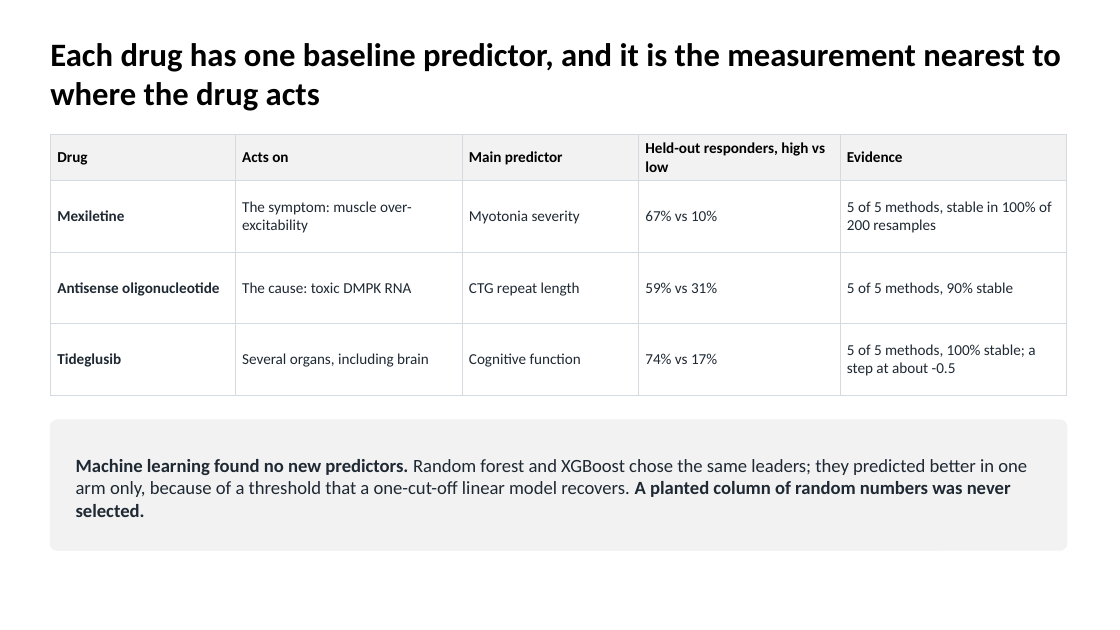
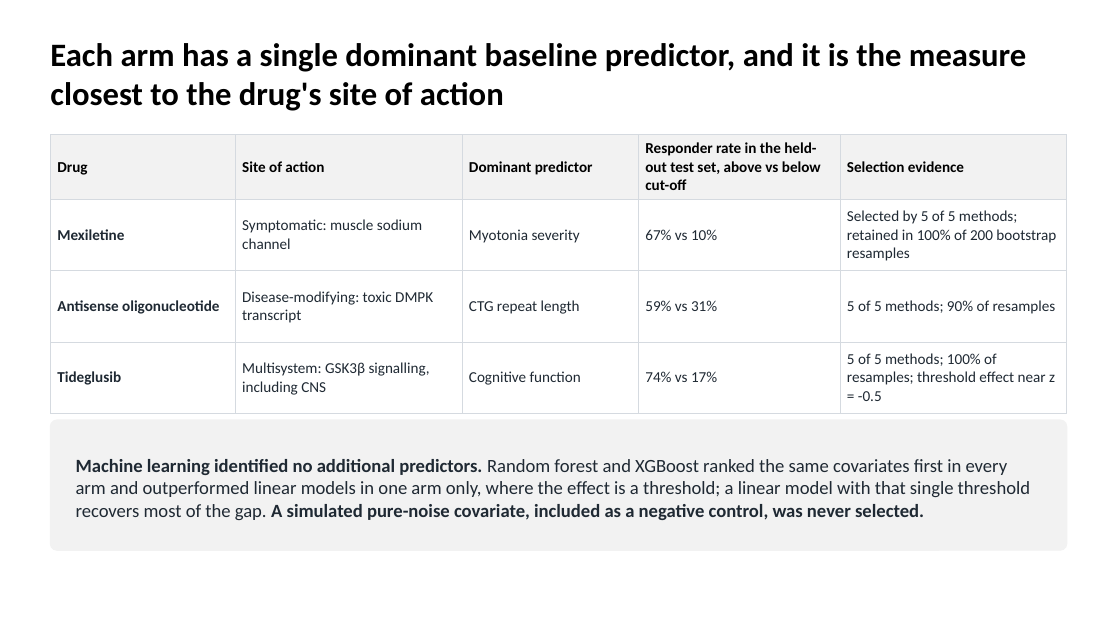
Before and after one commit to euibeom135-cell/acop2026-hackathon-team1, a slide deck: slide 2 of slides/Team1_DM1_slides.pptx. Drawn at 1120x630 pixels with LibreOffice and Linux fonts; fonts in the diff are those of the drawing. Boxes give left, top, right and bottom in pixels: in the first picture for what was removed or moved away, otherwise in the second. Text is boxed around its words. In the diff, an @@ line names an element or a change of style, - is before the commit and + after.

```diff
--- a/slides/Team1_DM1_slides.pptx
+++ b/slides/Team1_DM1_slides.pptx
@@ title at [50, 43, 1026, 111]: text changed @@
-Each drug has one baseline predictor, and it is the measurement nearest to where the drug acts
+Each arm has a single dominant baseline predictor, and it is the measure closest to the drug's site of action
@@ table at [50, 134, 1067, 405] @@
-row 1: Drug | Acts on | Main predictor | Held-out responders, high vs low | Evidence
+row 1: Drug | Site of action | Dominant predictor | Responder rate in the held-out test set, above vs below cut-off | Selection evidence
-row 2, column 2: The symptom: muscle over-excitability
+row 2, column 2: Symptomatic: muscle sodium channel
-row 2, column 5: 5 of 5 methods, stable in 100% of 200 resamples
+row 2, column 5: Selected by 5 of 5 methods; retained in 100% of 200 bootstrap resamples
-row 3, column 2: The cause: toxic DMPK RNA
+row 3, column 2: Disease-modifying: toxic DMPK transcript
-row 3, column 5: 5 of 5 methods, 90% stable
+row 3, column 5: 5 of 5 methods; 90% of resamples
-row 4, column 2: Several organs, including brain
+row 4, column 2: Multisystem: GSK3β signalling, including CNS
-row 4, column 5: 5 of 5 methods, 100% stable; a step at about -0.5
+row 4, column 5: 5 of 5 methods; 100% of resamples; threshold effect near z = -0.5
@@ text at [76, 459, 1030, 520]: text changed @@
-Machine learning found no new predictors. Random forest and XGBoost chose the same leaders; they predicted better in one arm only, because of a threshold that a one-cut-off linear model recovers. A planted column of random numbers was never selected.
+Machine learning identified no additional predictors. Random forest and XGBoost ranked the same covariates first in every arm and outperformed linear models in one arm only, where the effect is a threshold; a linear model with that single threshold recovers most of the gap. A simulated pure-noise covariate, included as a negative control, was never selected.
```
Also in this commit, not shown: 8 other slides changed.
